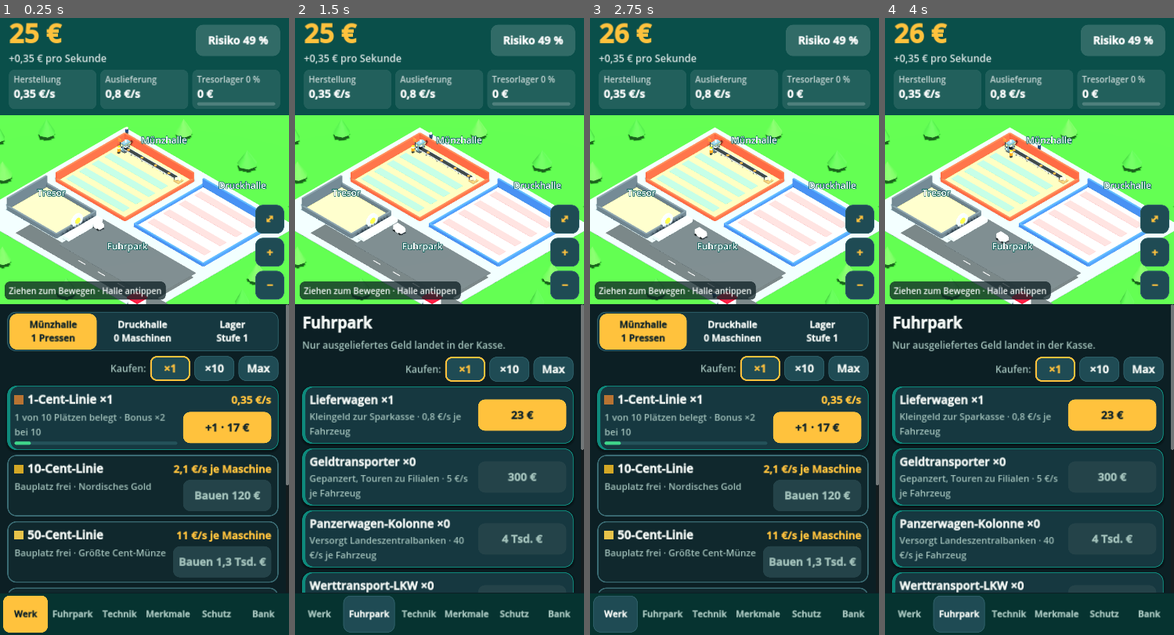
Above: before the commit, frames 1-4 (left to right).
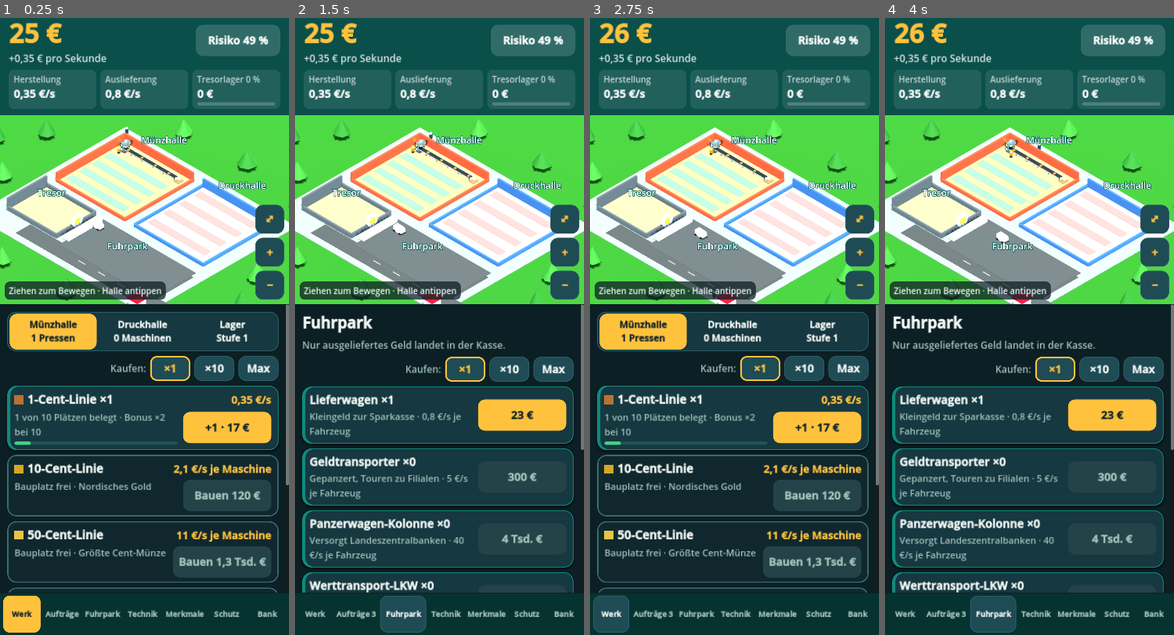
Above: after the commit, the same moments.

Repository: robertpahl1987-creator/bundesbank-idle
Game: Godot game, scene res://main.tscn
Two runs of this game, one before a commit and one after it. Both use one fixed random seed, a clock stepped at 60 frames per second and the inputs below.
Inputs:
- Up to frame 1 (0.25 s): no input
- Up to frame 2 (1.5 s): click "Werk" at 0.5 s; click "Fuhrpark" at 1.25 s
- Up to frame 3 (2.75 s): click "Werk" at 2 s
- Up to frame 4 (4 s): click "Technik" at 2.75 s; click "Fuhrpark" at 3.5 s

The runs differ from the first frame. In frame 1, 13% of the frame differs, in the area x 0-100%, y 15-100%; in frame 2, 14%; in frame 3, 13%; in frame 4, 14%.

Commit message:
Exportaufträge aus Nicht-EU-Ländern (max. 3), Speichern nach jedem Kauf
Co-Authored-By: Claude Opus 5.5 <noreply@anthropic.com>
Claude-Session: https://claude.ai/code/session_017FzJGnvAkc8ZWZi8Mp49PX

Diff:
--- a/godot/main.gd
+++ b/godot/main.gd
@@ -67,6 +67,25 @@
 ]
 const GANGS := [{n="Kleinganoven", m=0.6}, {n="eine Räuberbande", m=1.0}, {n="eine Profi-Crew", m=1.6}, {n="ein Hackerkollektiv", m=2.2}]
 
+const COUNTRIES := [
+	{n="Schweiz", cur="Franken", fx=0.95, flag=["#d52b1e", "#ffffff", "#d52b1e"]},
+	{n="Großbritannien", cur="Pfund", fx=0.85, flag=["#012169", "#ffffff", "#c8102e"]},
+	{n="Norwegen", cur="Kronen", fx=11.5, flag=["#ba0c2f", "#ffffff", "#00205b"]},
+	{n="Island", cur="Kronen", fx=150.0, flag=["#02529c", "#ffffff", "#dc1e35"]},
+	{n="Türkei", cur="Lira", fx=36.0, flag=["#e30a17", "#ffffff", "#e30a17"]},
+	{n="Serbien", cur="Dinar", fx=117.0, flag=["#c6363c", "#0c4076", "#ffffff"]},
+	{n="Ukraine", cur="Hrywnja", fx=45.0, flag=["#0057b7", "#0057b7", "#ffd700"]},
+	{n="Georgien", cur="Lari", fx=2.9, flag=["#ffffff", "#ff0000", "#ffffff"]},
+	{n="Marokko", cur="Dirham", fx=10.8, flag=["#c1272d", "#006233", "#c1272d"]},
+	{n="Japan", cur="Yen", fx=160.0, flag=["#ffffff", "#bc002d", "#ffffff"]},
+	{n="USA", cur="Dollar", fx=1.08, flag=["#3c3b6e", "#ffffff", "#b22234"]},
+	{n="Kanada", cur="Dollar", fx=1.5, flag=["#ff0000", "#ffffff", "#ff0000"]},
+	{n="Australien", cur="Dollar", fx=1.65, flag=["#012169", "#ffffff", "#e4002b"]},
+	{n="Mexiko", cur="Pesos", fx=21.0, flag=["#006847", "#ffffff", "#ce1126"]},
+	{n="Brasilien", cur="Real", fx=6.2, flag=["#009c3b", "#ffdf00", "#002776"]},
+]
+const ORDER_SHARE := 0.2
+
 const C_PETROL := Color("#0e8a7c")
 const C_HEAD := Color("#0a4f4a")
 const C_BG := Color("#0c1f24")
@@ -121,7 +140,7 @@
 
 func blank() -> Dictionary:
 	return {cash=25.0, stock=0.0, lv=0, total=0.0, life=0.0, l={"c1": 1}, v={"v1": 1}, t={}, f={}, g={"g1": 2},
-		rep=0, next=90.0, warn=0.0, gang=0, won=0, lost=0, log=[], ts=now(), mig1=1}
+		rep=0, next=90.0, warn=0.0, gang=0, won=0, lost=0, log=[], ts=now(), mig1=1, orders=[], odone=0}
 
 func load_game() -> void:
 	S = blank()
@@ -140,6 +159,8 @@
 			b[k] = {}
 	if typeof(b["log"]) != TYPE_ARRAY:
 		b["log"] = []
+	if typeof(b["orders"]) != TYPE_ARRAY:
+		b["orders"] = []
 	S = b
 
 func save_game() -> void:
@@ -258,8 +279,76 @@
 	if view == "bank":
 		render()
 
+func active_orders() -> int:
+	var n := 0
+	for o in S["orders"]:
+		if o.get("active", false):
+			n += 1
+	return n
+
+func gen_order() -> Dictionary:
+	var c: Dictionary = COUNTRIES[randi() % COUNTRIES.size()]
+	for tries in range(10):
+		var dup := false
+		for o in S["orders"]:
+			if o.get("land", "") == c.n:
+				dup = true
+		if not dup:
+			break
+		c = COUNTRIES[randi() % COUNTRIES.size()]
+	var base: float = max(prod(), 0.35)
+	var dur := 90.0 + randf() * 330.0
+	var need := base * ORDER_SHARE * dur
+	return {land=c.n, cur=c.cur, fx=c.fx, flag=c.flag, need=need, done=0.0, reward=need * (2.2 + randf() * 1.3), active=false, wait=0.0, dur=dur}
+
+func orders_tick(dt: float) -> void:
+	var o_arr: Array = S["orders"]
+	while o_arr.size() < 3:
+		o_arr.append(gen_order())
+	var p := prod()
+	for i in range(o_arr.size()):
+		var o: Dictionary = o_arr[i]
+		if o.get("wait", 0.0) > 0.0:
+			o["wait"] -= dt
+			if o["wait"] <= 0.0:
+				o_arr[i] = gen_order()
+				if view == "orders":
+					render()
+			continue
+		if o.get("active", false):
+			o["done"] += p * ORDER_SHARE * dt
+			if o["done"] >= o["need"]:
+				earn(o["reward"])
+				S["odone"] = int(S.get("odone", 0)) + 1
+				add_log("Auftrag %s erledigt: %s %s geliefert, Lohn %s." % [o.land, num_cur(o.need * o.fx), o.cur, fmt(o.reward)], "good")
+				o_arr[i] = {wait=20.0, land="", active=false}
+				world.dirty = true
+				if view == "orders":
+					render()
+
+func num_cur(v: float) -> String:
+	return fmt(v).replace(" €", "")
+
+func accept_order(i: int) -> void:
+	var o: Dictionary = S["orders"][i]
+	if o.get("wait", 0.0) > 0.0 or o.get("active", false):
+		return
+	o["active"] = true
+	add_log("Auftrag aus %s angenommen." % o.land, "good")
+	world.dirty = true
+	save_game()
+	render()
+
+func decline_order(i: int) -> void:
+	var o: Dictionary = S["orders"][i]
+	if o.get("active", false):
+		return
+	S["orders"][i] = {wait=45.0, land="", active=false}
+	render()
+
 func step(dt: float) -> void:
-	S["stock"] = min(cap(), float(S["stock"]) + prod() * dt)
+	orders_tick(dt)
+	S["stock"] = min(cap(), float(S["stock"]) + prod() * (1.0 - ORDER_SHARE * active_orders()) * dt)
 	var d: float = min(float(S["stock"]), deliv() * dt)
 	S["stock"] -= d
 	earn(d)
@@ -307,6 +396,15 @@
 		S["warn"] = 12.0
 		add_log("Verdächtige Bewegung vor dem Tor: %s." % GANGS[int(S["gang"])].n, "bad")
 
+func dur_txt(sec: float) -> String:
+	if sec > 86400.0:
+		return "über 1 Tag"
+	if sec >= 3600.0:
+		return "%d Std. %d Min." % [int(sec / 3600.0), int(fmod(sec, 3600.0) / 60.0)]
+	if sec >= 60.0:
+		return "%d Min. %d s" % [int(sec / 60.0), int(fmod(sec, 60.0))]
+	return "%d s" % int(sec)
+
 func cap_first(t: String) -> String:
 	return t.substr(0, 1).to_upper() + t.substr(1)
 
@@ -351,6 +449,8 @@
 	if not S.has("mig1"):
 		S["g"]["g1"] = max(cnt("g", "g1"), 2)
 		S["mig1"] = 1
+	if OS.has_environment("BB_VIEW"):
+		view = OS.get_environment("BB_VIEW")
 	build_ui()
 	offline_catchup()
 	render()
@@ -617,13 +717,13 @@
 	root.add_child(nav_p)
 	var nav := hb(6)
 	nav_p.add_child(nav)
-	for it in [["werk", "Werk"], ["deliv", "Fuhrpark"], ["tech", "Technik"], ["feat", "Merkmale"], ["guard", "Schutz"], ["bank", "Bank"]]:
+	for it in [["werk", "Werk"], ["orders", "Aufträge"], ["deliv", "Fuhrpark"], ["tech", "Technik"], ["feat", "Merkmale"], ["guard", "Schutz"], ["bank", "Bank"]]:
 		var key: String = it[0]
 		var b := btn(it[1], func(): go(key), "light", 0)
 		b.size_flags_horizontal = Control.SIZE_EXPAND_FILL
 		b.custom_minimum_size = Vector2(0, 92)
-		b.add_theme_font_size_override("font_size", 22)
-		b.add_theme_stylebox_override("normal", sbox(Color(0, 0, 0, 0), 16, Color(0, 0, 0, 0), 0, 4))
+		b.add_theme_font_size_override("font_size", 19)
+		b.add_theme_stylebox_override("normal", sbox(Color(0, 0, 0, 0), 16, Color(0, 0, 0, 0), 0, 2))
 		nav.add_child(b)
 		nav_btns[key] = b
 
@@ -702,6 +802,8 @@
 			render_werk()
 		"bank":
 			render_bank()
+		"orders":
+			render_orders()
 		_:
 			render_list()
 	update_ui()
@@ -864,6 +966,49 @@
 		row.add_child(b)
 		refs[key] = {btn=b, desc=desc, title=t, panel=p}
 
+func render_orders() -> void:
+	head_title("Aufträge", "Länder außerhalb der EU bestellen Münzen und Scheine. Jeder laufende Auftrag nutzt 20 % deiner Herstellung und zahlt am Ende einen hohen Lohn.")
+	for i in range(S["orders"].size()):
+		var o: Dictionary = S["orders"][i]
+		var idx := i
+		if o.get("wait", 0.0) > 0.0:
+			var pe := card(true)
+			var le := lbl("", 24, C_MUT, false, true)
+			pe.add_child(le)
+			refs["o%d" % i] = {wait=le}
+			continue
+		var p := card()
+		var v := vb(8)
+		p.add_child(v)
+		var top := hb(10)
+		v.add_child(top)
+		var flag := hb(0)
+		for fc in o.flag:
+			var cr := ColorRect.new()
+			cr.color = Color(fc)
+			cr.custom_minimum_size = Vector2(16, 34)
+			flag.add_child(cr)
+		flag.size_flags_vertical = Control.SIZE_SHRINK_CENTER
+		top.add_child(flag)
+		var t := lbl(o.land, 30, C_INK, true)
+		t.size_flags_horizontal = Control.SIZE_EXPAND_FILL
+		top.add_child(t)
+		top.add_child(lbl("Lohn " + fmt(o.reward), 26, C_GOLD, true))
+		v.add_child(lbl("%s %s herstellen" % [num_cur(o.need * o.fx), o.cur], 25, C_INK, false, true))
+		var bar := pbar(12)
+		v.add_child(bar)
+		var row := hb(12)
+		v.add_child(row)
+		var info := lbl("", 23, C_MUT, false, true)
+		row.add_child(info)
+		if o.get("active", false):
+			row.add_child(lbl("läuft", 26, C_GREEN, true))
+		else:
+			row.add_child(btn("Ablehnen", func(): decline_order(idx), "light", 170))
+			row.add_child(btn("Annehmen", func(): accept_order(idx), "main", 190))
+		refs["o%d" % i] = {bar=bar, info=info}
+	content.add_child(lbl("Bis zu 3 Aufträge werden angeboten. Ist einer erledigt, kommt nach kurzer Zeit ein neuer. Erledigt bisher: %d" % int(S.get("odone", 0)), 22, C_MUT, false, true))
+
 func render_bank() -> void:
 	head_title("Bank", "Reform, App, Spielstand und Lagebericht.")
 	var gain := int(floor(sqrt(float(S["total"]) / 1e9)))
@@ -1063,6 +1208,11 @@
 	var hot: bool = rk > 50.0 or S["warn"] > 0.0
 	b_risk.add_theme_stylebox_override("normal", sbox(C_RED if hot else Color(1, 1, 1, 0.16), 18, Color(0, 0, 0, 0), 0, 14))
 	nav_btns["guard"].text = "Schutz •" if hot else "Schutz"
+	var open_n := 0
+	for o in S["orders"]:
+		if o.get("land", "") != "" and not o.get("active", false) and o.get("wait", 0.0) <= 0.0:
+			open_n += 1
+	nav_btns["orders"].text = "Aufträge %d" % open_n if open_n > 0 else "Aufträge"
 
 	if view == "werk":
 		if hall == "lager" and refs.has("lager"):
@@ -1105,6 +1255,24 @@
 		return
 	if view == "bank":
 		return
+	if view == "orders":
+		var p2 := prod()
+		for i in range(S["orders"].size()):
+			var key := "o%d" % i
+			if not refs.has(key):
+				continue
+			var o: Dictionary = S["orders"][i]
+			var r: Dictionary = refs[key]
+			if r.has("wait"):
+				r.wait.text = "Neuer Auftrag kommt in %d s …" % int(ceil(max(0.0, o.get("wait", 0.0))))
+				continue
+			r.bar.value = o.done / o.need * 100.0
+			var rest: float = (o.need - o.done) / max(0.001, p2 * ORDER_SHARE)
+			if o.get("active", false):
+				r.info.text = "%d %% fertig · noch ca. %s" % [int(o.done / o.need * 100.0), dur_txt(rest)]
+			else:
+				r.info.text = "Dauer ca. %s bei deiner Herstellung" % dur_txt(rest)
+		return
 	if view == "guard" and refs.has("risk"):
 		var r: Dictionary = refs["risk"]
 		r.rate.text = "%d %%" % int(round(rk))
--- a/godot/world.gd
+++ b/godot/world.gd
@@ -156,7 +156,7 @@
 	fit()
 
 func build_static() -> void:
-	B(160, 0.2, 160, "#3c9a34", 0, -0.1, 0)
+	B(160, 0.2, 160, "#2f7d2b", 0, -0.1, 0)
 	B(35, 0.1, 31, "#8e9a9e", 0, 0.05, 0)
 	# Münzhalle (warm)
 	B(14, 0.14, 14, "#e2b874", -8, 0.12, -6)
@@ -189,7 +189,7 @@
 		var x: float = trees[i][0]
 		var z: float = trees[i][1]
 		C(0.15, 0.2, 0.8, "#7a5532", x, 0.4, z, null, 6)
-		C(0.0, 1.1 + (i % 3) * 0.2, 2.4, "#3f9a3a" if i % 2 else "#4fb043", x, 1.9, z, null, 7)
+		C(0.0, 1.1 + (i % 3) * 0.2, 2.4, "#2e7d32" if i % 2 else "#3b8f3a", x, 1.9, z, null, 7)
 	label3d("Münzhalle", -8, 3.4, -14)
 	label3d("Druckhalle", 8, 3.4, -14)
 	label3d("Tresor", -10, 3.6, 7)
@@ -341,6 +341,14 @@
 		B(6, 2.6, 5, "#d9e2e8", 21, 1.3, -6, dyn)
 		B(6.2, 0.25, 5.2, "#3a6fd8", 21, 2.7, -6, dyn)
 		B(1.6, 1.4, 0.1, "#5a6163", 21, 0.8, -3.45, dyn)
+	# Kisten für aktive Exportaufträge (in Landesfarben)
+	var oi := 0
+	for o in S["orders"]:
+		if o.get("active", false):
+			var fl: Array = o.get("flag", ["#ffffff"])
+			for k in range(3):
+				B(1.1, 0.7, 1.1, fl[k % fl.size()], 9.0 + oi * 2.0, 0.5 + k * 0.72, 9.6, dyn)
+			oi += 1
 	build_security()
 	build_fleet()
 	last_pile = -1
